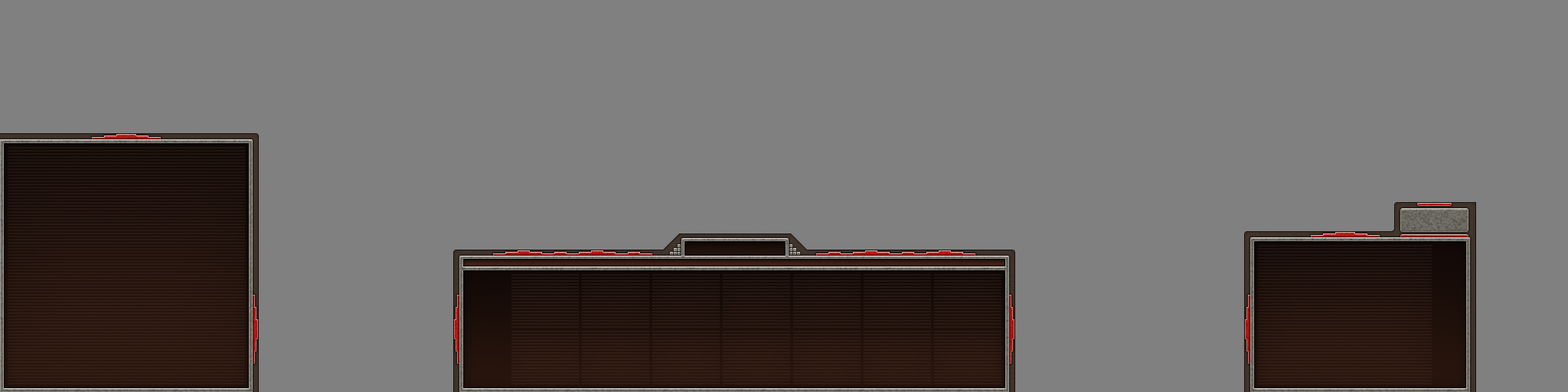
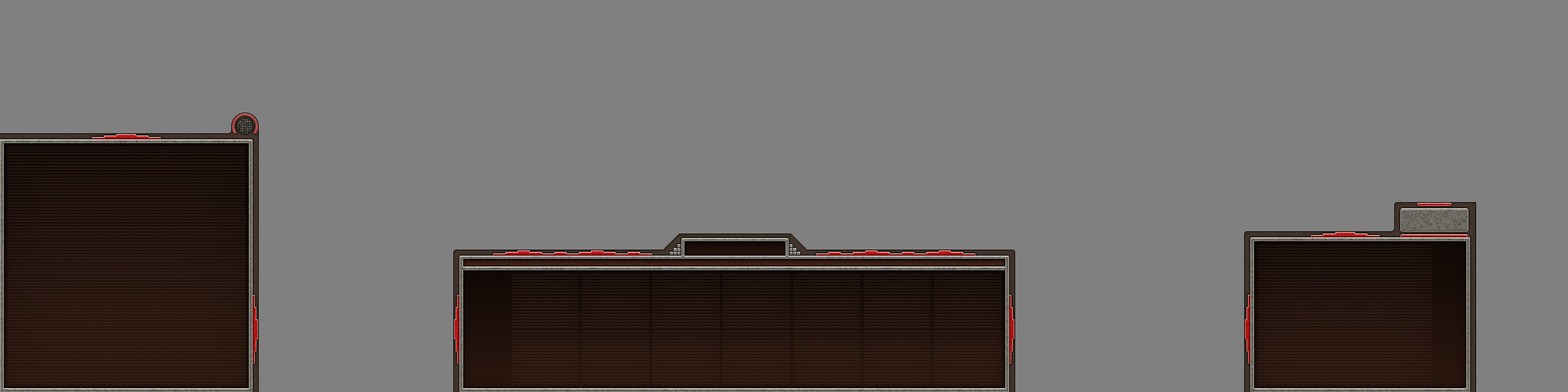
Layer changes from the first 1568×392 image to the second:
added group "alarm off" with 2 layers in group "outer" over (237, 118, 253, 134)
added layer "alarm top" (2nd of 2, in "radar" › "outer" › "alarm off") (soft light) in group "alarm off" over (237, 118, 253, 134)
added layer "alarm bottom" (2nd of 2, in "radar" › "outer" › "alarm off") in group "alarm off" over (237, 118, 253, 134)
painted on "ribbon 1" (1st of 3, in "radar" › "outer") over (231, 113, 259, 134)
painted on "border outer" (1st of 3, in "radar" › "outer") over (228, 112, 259, 137)
painted on "power body" over (465, 260, 1004, 266)
